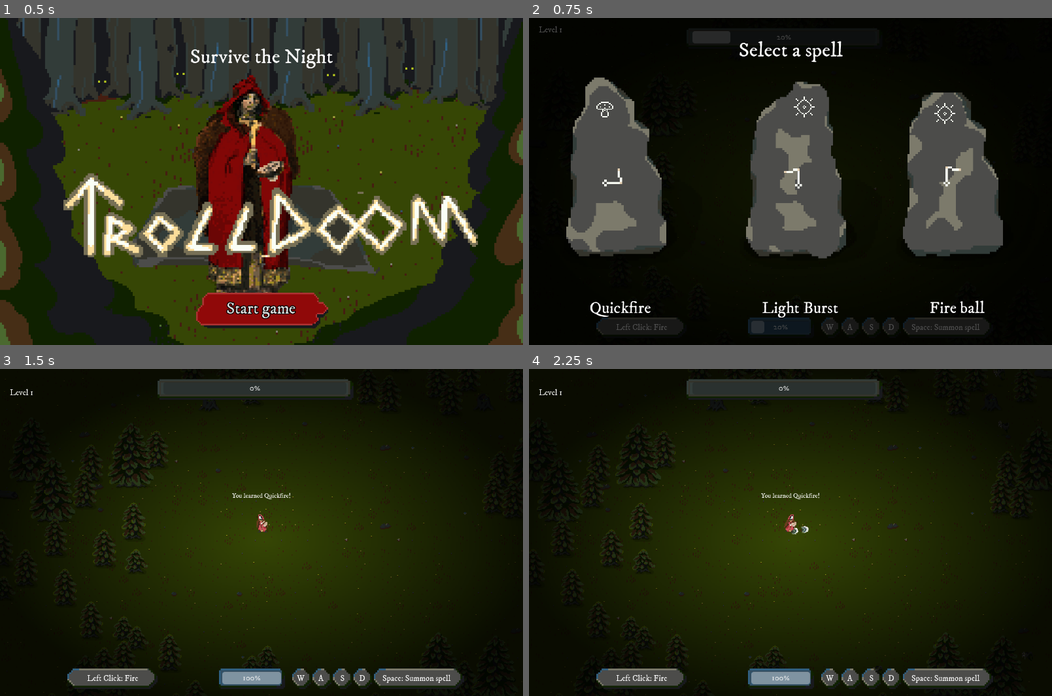
Above: before the commit, frames 1-4 (two rows, left to right).
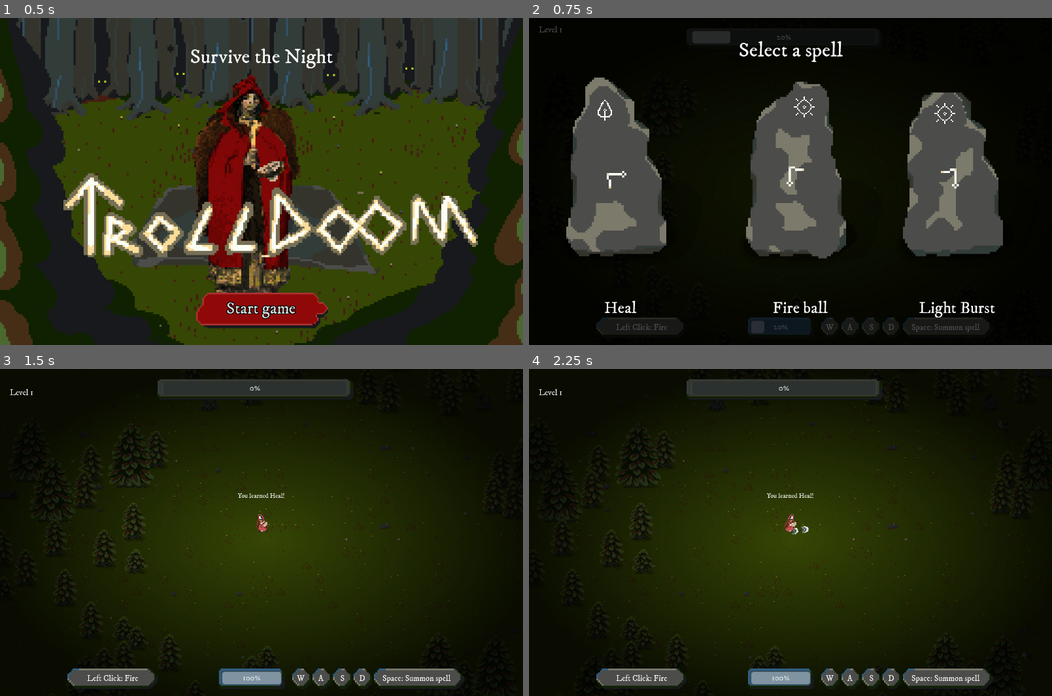
Above: after the commit, the same moments.

Repository: milestone-dev/ld55
Game: Godot game, scene res://scenes/start.tscn
Two runs of this game, one before a commit and one after it. Both use one fixed random seed, a clock stepped at 60 frames per second and the inputs below.
Inputs (mouse positions are in pixels of both pictures, inside the frame that each line leads up to):
- Up to frame 1 (0.5 s): no input
- Up to frame 2 (0.75 s): click "Start game" at 0.5 s
- Up to frame 3 (1.5 s): click "Quickfire" (after the commit: "Heal") at 1.25 s
- Up to frame 4 (2.25 s): tap Enter at 2 s; move the mouse to (905, 516) at 2.02 s; hold D (move_right) from 2.03 s (still down); tap L (dev_allspells) at 2.1 s; click (905, 516) at 2.17 s

Frame 1 is identical in both runs. In frame 2, 1.1% of the frame differs, in the area x 11-90%, y 25-92%; in frame 3, 0.1%; in frame 4, 0.1%.

Commit message:
Disable incomplete spells

Diff:
--- a/resources/spells/MUN_A2.tres
+++ b/resources/spells/MUN_A2.tres
@@ -1,6 +1,6 @@
 [gd_resource type="Resource" script_class="Spell" load_steps=7 format=3 uid="uid://cx8npx15nya73"]
 
-[ext_resource type="Resource" uid="uid://dsgll07j5ifnq" path="res://resources/spells/MUN_A1.tres" id="1_5us6c"]
+[ext_resource type="Resource" uid="uid://dsgll07j5ifnq" path="res://resources/spells/incomplete/MUN_A1.tres" id="1_5us6c"]
 [ext_resource type="Script" path="res://scripts/spell.gd" id="1_ex1s2"]
 [ext_resource type="PackedScene" uid="uid://deyyfb3ulcu16" path="res://scenes/area_of_effect/swiftstep_aoe_effect.tscn" id="1_lwago"]
 [ext_resource type="Texture2D" uid="uid://dpdoip06ob4gx" path="res://assets/sprites/MUN-SYMBOL.png" id="3_5cf1v"]
--- a/resources/spells/DEC_A2.tres
+++ b/resources/spells/incomplete/DEC_A2.tres
@@ -1,7 +1,7 @@
 [gd_resource type="Resource" script_class="Spell" load_steps=6 format=3 uid="uid://0bj58u5f68vm"]
 
 [ext_resource type="Script" path="res://scripts/spell.gd" id="1_3be6a"]
-[ext_resource type="Resource" uid="uid://c5fqhi30viqyi" path="res://resources/spells/DEC_A1.tres" id="1_hqesl"]
+[ext_resource type="Resource" uid="uid://c5fqhi30viqyi" path="res://resources/spells/incomplete/DEC_A1.tres" id="1_hqesl"]
 [ext_resource type="Texture2D" uid="uid://c3hohm0rnhfwt" path="res://assets/sprites/DEC-SYMBOL.png" id="3_756nx"]
 [ext_resource type="Texture2D" uid="uid://jqu3jsq81xpf" path="res://assets/sprites/GUIDE_DECA2.png" id="3_r25gv"]
 [ext_resource type="Texture2D" uid="uid://b3k4781ytfoml" path="res://assets/sprites/DECA2-LIGHTNINGSTRIKE.png" id="4_4uxty"]
--- a/resources/spells/DEC_A3.tres
+++ b/resources/spells/incomplete/DEC_A3.tres
@@ -1,6 +1,6 @@
 [gd_resource type="Resource" script_class="Spell" load_steps=6 format=3 uid="uid://ce0sjfauxjoj2"]
 
-[ext_resource type="Resource" uid="uid://0bj58u5f68vm" path="res://resources/spells/DEC_A2.tres" id="1_cdc4l"]
+[ext_resource type="Resource" uid="uid://0bj58u5f68vm" path="res://resources/spells/incomplete/DEC_A2.tres" id="1_cdc4l"]
 [ext_resource type="Script" path="res://scripts/spell.gd" id="2_echv7"]
 [ext_resource type="Texture2D" uid="uid://c3hohm0rnhfwt" path="res://assets/sprites/DEC-SYMBOL.png" id="3_axmcf"]
 [ext_resource type="Texture2D" uid="uid://dcltc3hj2j6hh" path="res://assets/sprites/GUIDE_DECA3.png" id="3_on3ju"]
--- a/resources/spells/DEC_B2.tres
+++ b/resources/spells/incomplete/DEC_B2.tres
@@ -1,6 +1,6 @@
 [gd_resource type="Resource" script_class="Spell" load_steps=6 format=3 uid="uid://d0af2o00nrx7u"]
 
-[ext_resource type="Resource" uid="uid://cll4pjggnt5q5" path="res://resources/spells/DEC_B1.tres" id="1_b6hl2"]
+[ext_resource type="Resource" uid="uid://cll4pjggnt5q5" path="res://resources/spells/incomplete/DEC_B1.tres" id="1_b6hl2"]
 [ext_resource type="Script" path="res://scripts/spell.gd" id="1_htv34"]
 [ext_resource type="Texture2D" uid="uid://c3hohm0rnhfwt" path="res://assets/sprites/DEC-SYMBOL.png" id="3_0da8m"]
 [ext_resource type="Texture2D" uid="uid://dmu7piarmek3n" path="res://assets/sprites/GUIDE_DECB2.png" id="3_7l735"]
--- a/resources/spells/DEC_B3.tres
+++ b/resources/spells/incomplete/DEC_B3.tres
@@ -1,7 +1,7 @@
 [gd_resource type="Resource" script_class="Spell" load_steps=6 format=3 uid="uid://cbapa4do5jt2s"]
 
 [ext_resource type="Script" path="res://scripts/spell.gd" id="1_i8myd"]
-[ext_resource type="Resource" uid="uid://d0af2o00nrx7u" path="res://resources/spells/DEC_B2.tres" id="1_u3pth"]
+[ext_resource type="Resource" uid="uid://d0af2o00nrx7u" path="res://resources/spells/incomplete/DEC_B2.tres" id="1_u3pth"]
 [ext_resource type="Texture2D" uid="uid://dw8b2w1i415jk" path="res://assets/sprites/GUIDE_DECB3.png" id="3_ta21c"]
 [ext_resource type="Texture2D" uid="uid://c3hohm0rnhfwt" path="res://assets/sprites/DEC-SYMBOL.png" id="3_tahpo"]
 [ext_resource type="Texture2D" uid="uid://bysrf0xfwcnqu" path="res://assets/sprites/DECB3-LUNACY.png" id="4_pldou"]
--- a/resources/spells/GRW_A2.tres
+++ b/resources/spells/incomplete/GRW_A2.tres
@@ -1,7 +1,7 @@
 [gd_resource type="Resource" script_class="Spell" load_steps=6 format=3 uid="uid://40bb3jssivp5"]
 
 [ext_resource type="Script" path="res://scripts/spell.gd" id="1_3hieo"]
-[ext_resource type="Resource" uid="uid://ckwghlbfjy7nl" path="res://resources/spells/GRW_A1.tres" id="1_4oj8t"]
+[ext_resource type="Resource" uid="uid://ckwghlbfjy7nl" path="res://resources/spells/incomplete/GRW_A1.tres" id="1_4oj8t"]
 [ext_resource type="Texture2D" uid="uid://8fg8j6erk081" path="res://assets/sprites/GUIDE_GRWA2.png" id="3_4nkvk"]
 [ext_resource type="Texture2D" uid="uid://bio0igmld3njp" path="res://assets/sprites/GRW-SYMBOL.png" id="3_sm6db"]
 [ext_resource type="Texture2D" uid="uid://cb2w1yke1vmil" path="res://assets/sprites/GRWA2-FIREMINES.png" id="4_nf2mq"]
--- a/resources/spells/GRW_A3.tres
+++ b/resources/spells/incomplete/GRW_A3.tres
@@ -1,7 +1,7 @@
 [gd_resource type="Resource" script_class="Spell" load_steps=6 format=3 uid="uid://dqf1xt1go2ul1"]
 
 [ext_resource type="Script" path="res://scripts/spell.gd" id="1_2bvge"]
-[ext_resource type="Resource" uid="uid://40bb3jssivp5" path="res://resources/spells/GRW_A2.tres" id="1_78vss"]
+[ext_resource type="Resource" uid="uid://40bb3jssivp5" path="res://resources/spells/incomplete/GRW_A2.tres" id="1_78vss"]
 [ext_resource type="Texture2D" uid="uid://burph27m4x0bf" path="res://assets/sprites/GUIDE_GRWA3.png" id="3_hgcon"]
 [ext_resource type="Texture2D" uid="uid://bio0igmld3njp" path="res://assets/sprites/GRW-SYMBOL.png" id="3_iecgb"]
 [ext_resource type="Texture2D" uid="uid://gpw26ekhgt1y" path="res://assets/sprites/GRWA3-THORNWALL.png" id="4_lc441"]
--- a/resources/spells/GRW_B3.tres
+++ b/resources/spells/incomplete/GRW_B3.tres
@@ -1,6 +1,6 @@
 [gd_resource type="Resource" script_class="Spell" load_steps=6 format=3 uid="uid://dfw4almdl75yt"]
 
-[ext_resource type="Resource" uid="uid://b0wv6xs81fyrt" path="res://resources/spells/GRW_B2.tres" id="1_4fyb8"]
+[ext_resource type="Resource" uid="uid://b0wv6xs81fyrt" path="res://resources/spells/incomplete/GRW_B2.tres" id="1_4fyb8"]
 [ext_resource type="Script" path="res://scripts/spell.gd" id="1_02405"]
 [ext_resource type="Texture2D" uid="uid://khyqj07uba8d" path="res://assets/sprites/GUIDE_GRWB3.png" id="3_ipd4p"]
 [ext_resource type="Texture2D" uid="uid://bio0igmld3njp" path="res://assets/sprites/GRW-SYMBOL.png" id="3_kce0y"]
--- a/resources/spells/MUN_B3.tres
+++ b/resources/spells/incomplete/MUN_B3.tres
@@ -1,7 +1,7 @@
 [gd_resource type="Resource" script_class="Spell" load_steps=6 format=3 uid="uid://d1hpeibakmitc"]
 
 [ext_resource type="Script" path="res://scripts/spell.gd" id="1_8wbn6"]
-[ext_resource type="Resource" uid="uid://dt2q0hjoocd36" path="res://resources/spells/MUN_B2.tres" id="1_yls48"]
+[ext_resource type="Resource" uid="uid://dt2q0hjoocd36" path="res://resources/spells/incomplete/MUN_B2.tres" id="1_yls48"]
 [ext_resource type="Texture2D" uid="uid://dpdoip06ob4gx" path="res://assets/sprites/MUN-SYMBOL.png" id="3_bcnnb"]
 [ext_resource type="Texture2D" uid="uid://2qq4da5a14fw" path="res://assets/sprites/GUIDE_MUNB3.png" id="3_tkah2"]
 [ext_resource type="Texture2D" uid="uid://dcvbss3hu50pq" path="res://assets/sprites/MUNB3-FOGFORM.png" id="4_0rcw3"]
Renamed: resources/spells/DEC_A1.tres -> resources/spells/incomplete/DEC_A1.tres
Renamed: resources/spells/DEC_B1.tres -> resources/spells/incomplete/DEC_B1.tres
Renamed: resources/spells/GRW_A1.tres -> resources/spells/incomplete/GRW_A1.tres
Renamed: resources/spells/GRW_B2.tres -> resources/spells/incomplete/GRW_B2.tres
Renamed: resources/spells/MUN_A1.tres -> resources/spells/incomplete/MUN_A1.tres
Renamed: resources/spells/MUN_A3.tres -> resources/spells/incomplete/MUN_A3.tres
Renamed: resources/spells/MUN_B2.tres -> resources/spells/incomplete/MUN_B2.tres
Renamed: resources/spells/SUN_A3.tres -> resources/spells/incomplete/SUN_A3.tres
